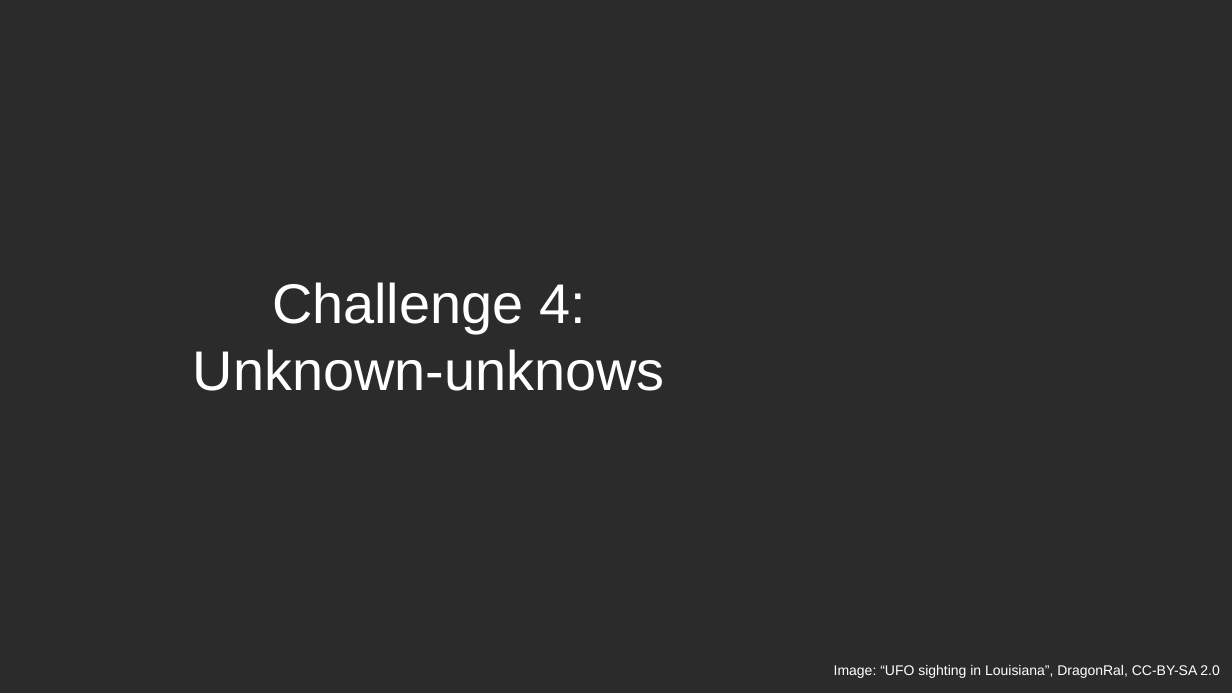
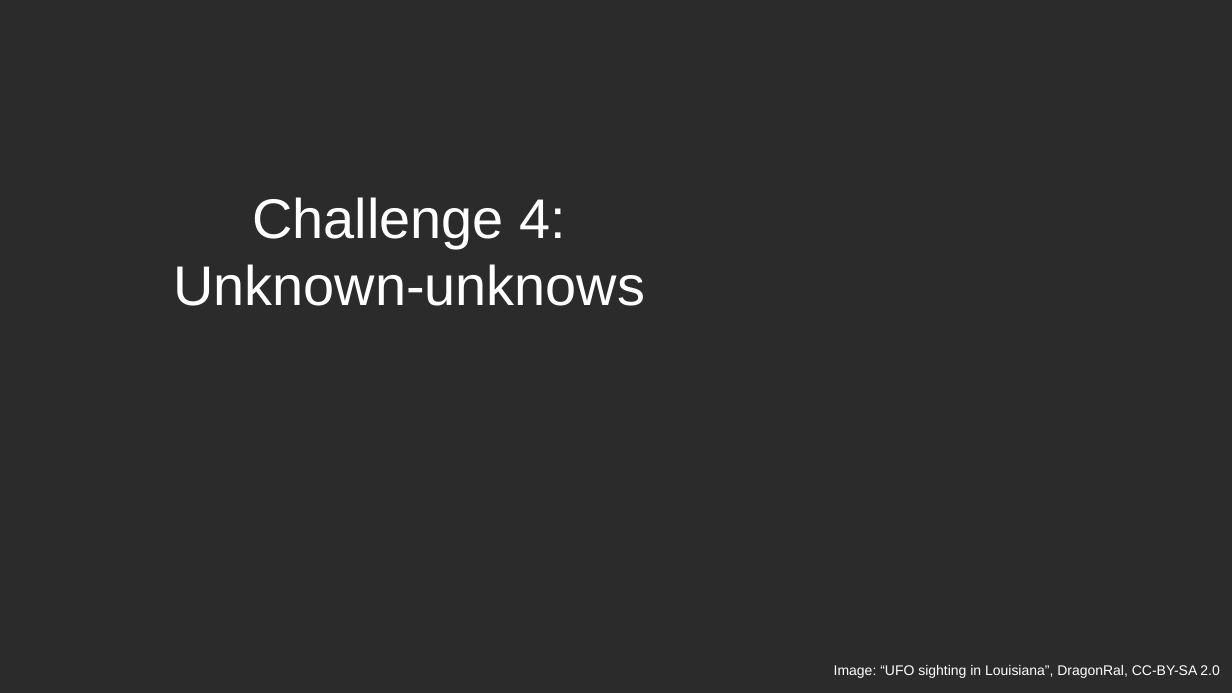
Before and after one commit to exasol/tutorials, a slide deck: slide 36 of estimating/estimating.odp (slide 30 before the commit). Drawn at 1232x693 pixels with LibreOffice and Linux fonts; fonts in the diff are those of the drawing; background and template pictures are left out; a plain dark background stands for a picture behind light text. Boxes give left, top, right and bottom in pixels: in the first picture for what was removed or moved away, otherwise in the second. Text is boxed around its words. In the diff, an @@ line names an element or a change of style, - is before the commit and + after.

```diff
--- a/estimating/estimating.odp
+++ b/estimating/estimating.odp
@@ subtitle "Challenge 4:": place and size @@
-subtitle "Challenge 4:" at [193,282,665,391]
+subtitle "Challenge 4:" at [173,197,645,306]
```
Also in this commit, not shown: 10 other slides changed, 6 slides added.
